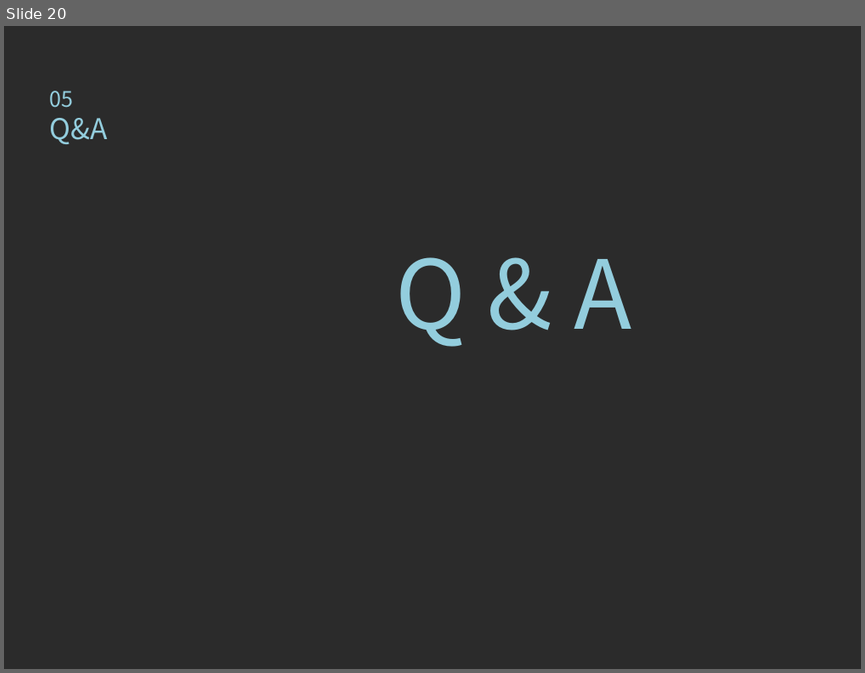
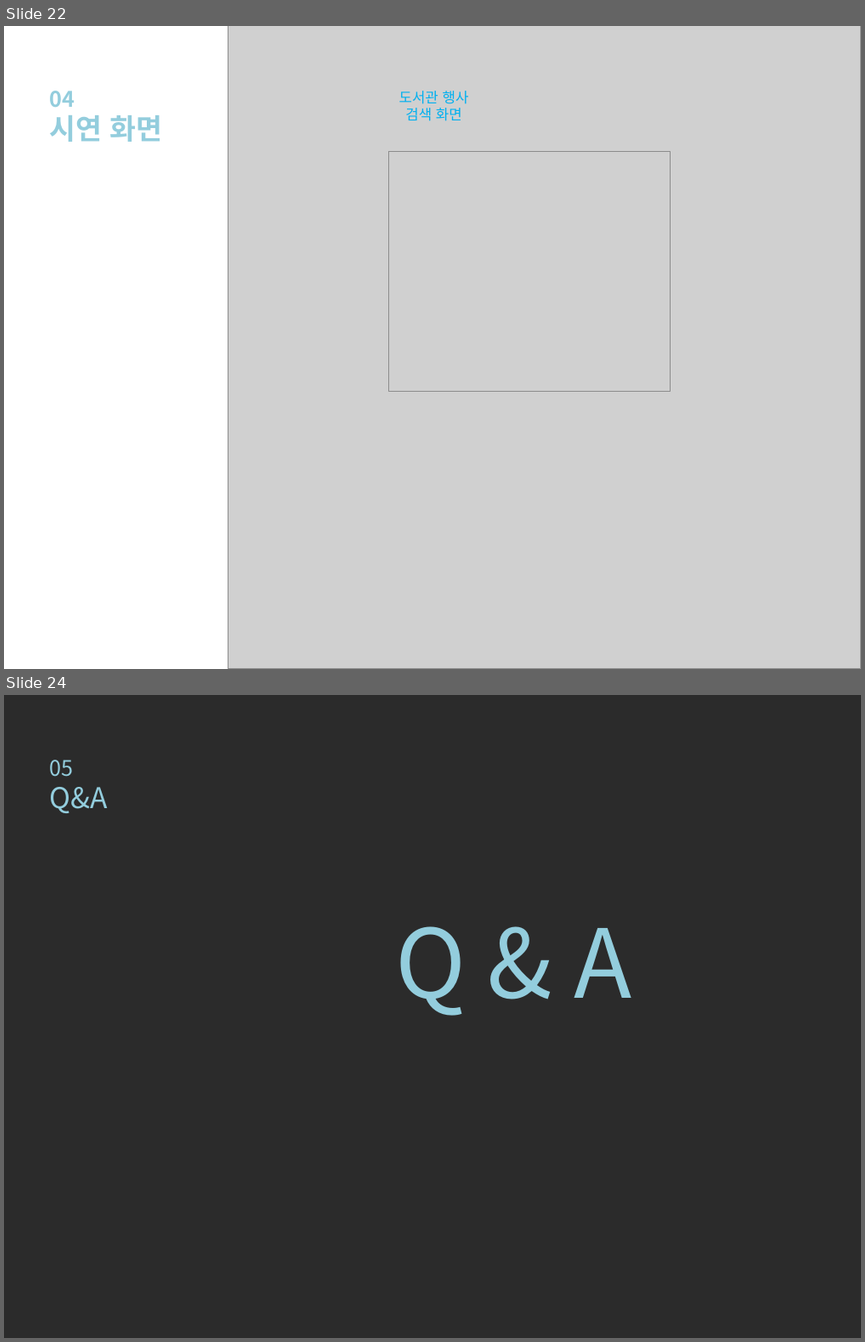
Before and after one commit to KimMinYoeng/WebServiceComputing_TermProject, a slide deck: 웹서비스 발표 자료.pptx. Shown one above the other, each under a label of ours: slide 20 before the commit, slides 22 and 24 after it; the slides between them are not shown. The pictures are 865x673 and 865x1342 pixels, drawn with LibreOffice and Linux fonts; fonts in the diff are those of the drawing; grey boxes stand for pictures; background and template pictures are left out; a plain dark background stands for a picture behind light text. Boxes give left, top, right and bottom in pixels: in the first picture for what was removed or moved away, otherwise in the second. Text is boxed around its words. In the diff, an @@ line names an element or a change of style, - is before the commit and + after.

```diff
--- a/웹서비스 발표 자료.pptx
+++ b/웹서비스 발표 자료.pptx
@@ slide 22 added at (4, 26, 861, 669), background picture (left out) @@
@@ picture added at (228, 26, 861, 669) @@
@@ text added at (49, 91, 163, 142), 24 pt, text #93CDDD, bold @@
+04
+시연 화면
@@ text added at (399, 91, 469, 121), 12 pt, text #00B0F0 @@
+도서관 행사
+검색 화면
@@ picture added at (389, 151, 670, 391) @@
@@ what was slide 20 is now slide 24 @@
```
Also in this commit, not shown: 4 slides changed, 3 other slides added.
